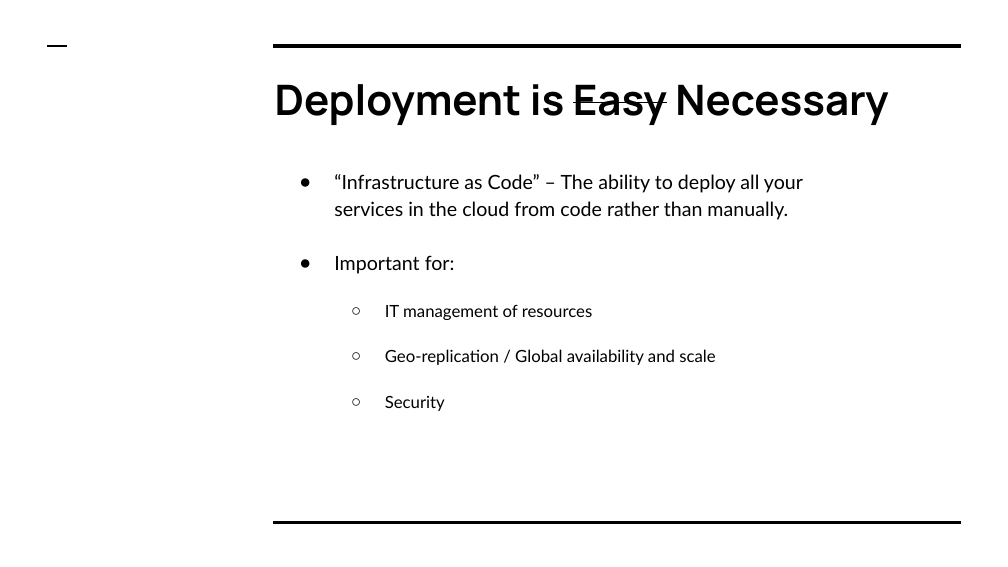
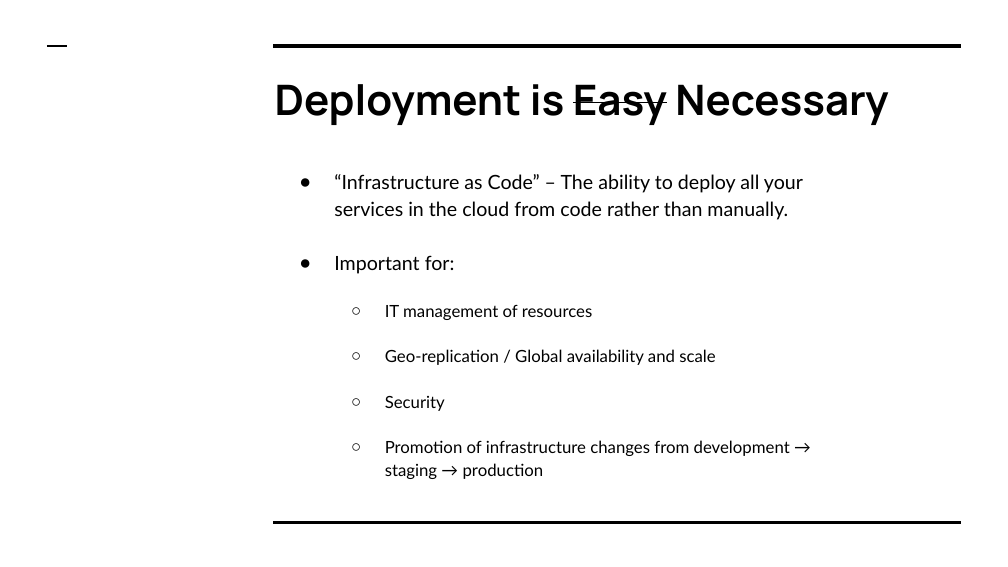
Before and after one commit to colbyford/DSBA6190-CloudComputing, a slide deck: slide 3 of 6 - Deployment and Security/Deployment.pptx. Drawn at 1008x567 pixels with LibreOffice and Linux fonts; fonts in the diff are those of the drawing. Boxes give left, top, right and bottom in pixels: in the first picture for what was removed or moved away, otherwise in the second. Text is boxed around its words. In the diff, an @@ line names an element or a change of style, - is before the commit and + after.

```diff
--- a/6 - Deployment and Security/Deployment.pptx
+++ b/6 - Deployment and Security/Deployment.pptx
@@ text at (x1=385, y1=440, x2=790, y2=479): paragraph added @@
+  ○ Promotion of infrastructure changes from development → staging → production
```
Also in this commit, not shown: 1 other slide changed, 1 slide added.
